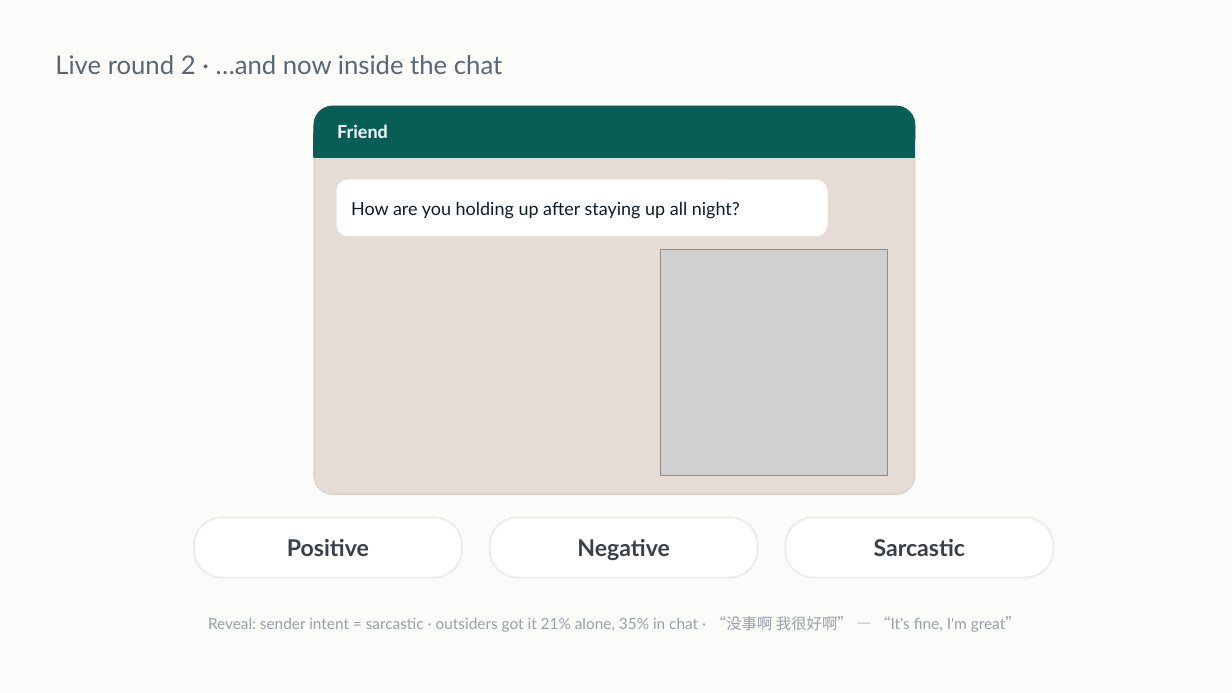
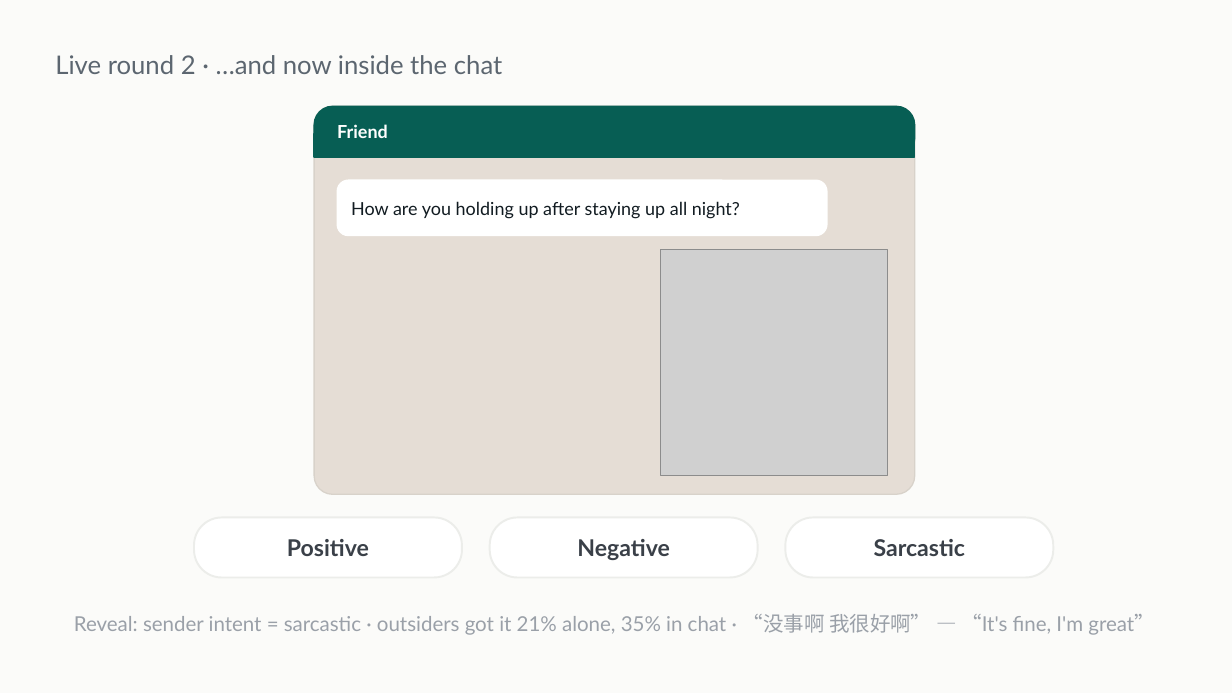
Before and after one commit to burakdon/sticker-comms, a slide deck: slide 9 of report/sticker-comms-deck.pptx. Drawn at 1232x693 pixels with LibreOffice and Linux fonts; fonts in the diff are those of the drawing; grey boxes stand for pictures. Boxes give left, top, right and bottom in pixels: in the first picture for what was removed or moved away, otherwise in the second. Text is boxed around its words. In the diff, an @@ line names an element or a change of style, - is before the commit and + after.

```diff
--- a/report/sticker-comms-deck.pptx
+++ b/report/sticker-comms-deck.pptx
@@ text "Reveal: sender intent = sarcastic ..." at box(74, 614, 1155, 635): size 12 to 16 pt @@
```
Also in this commit, not shown: 7 other slides changed, 5 slides added, 3 slides removed, 4 other files.
